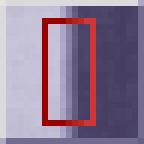
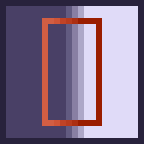
Revision of a layered 144px x 144px image; what changed, layer by layer:
renamed "New Layer copy" to "Highlight", painted on it over [42, 18, 102, 126]
removed layer "Noise-2.7%" (was luminosity, 3%) over [6, 6, 138, 138]
renamed "New Layer" to "Edge", painted on it over [6, 6, 138, 138]
painted on "Base" over [0, 0, 144, 144]
